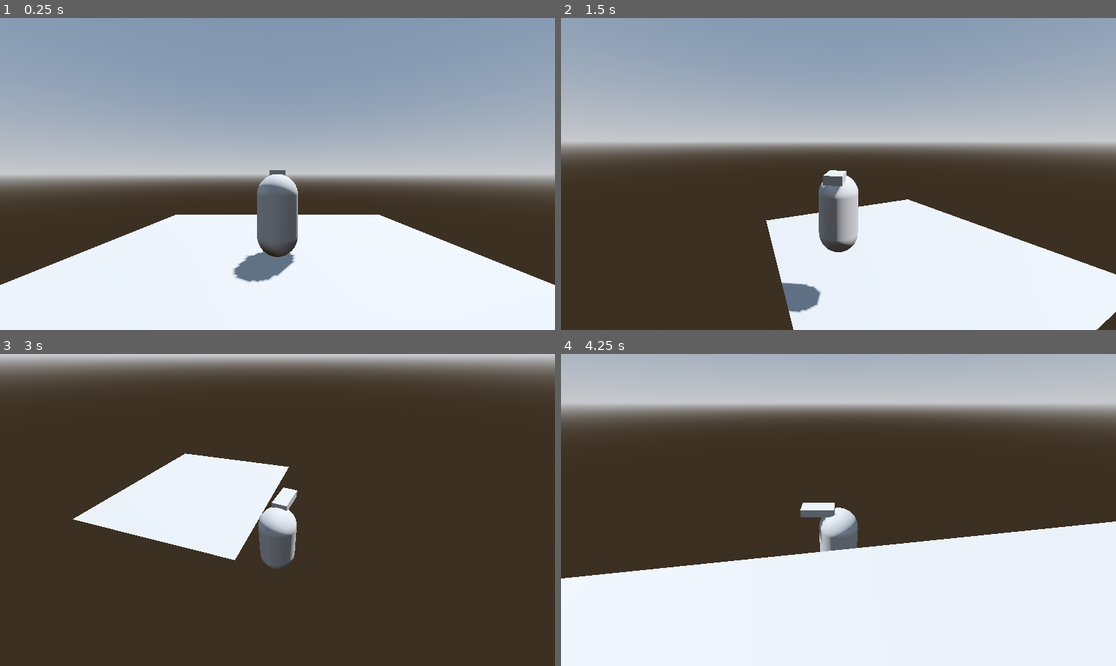
Above: before the commit, frames 1-4 (two rows, left to right).
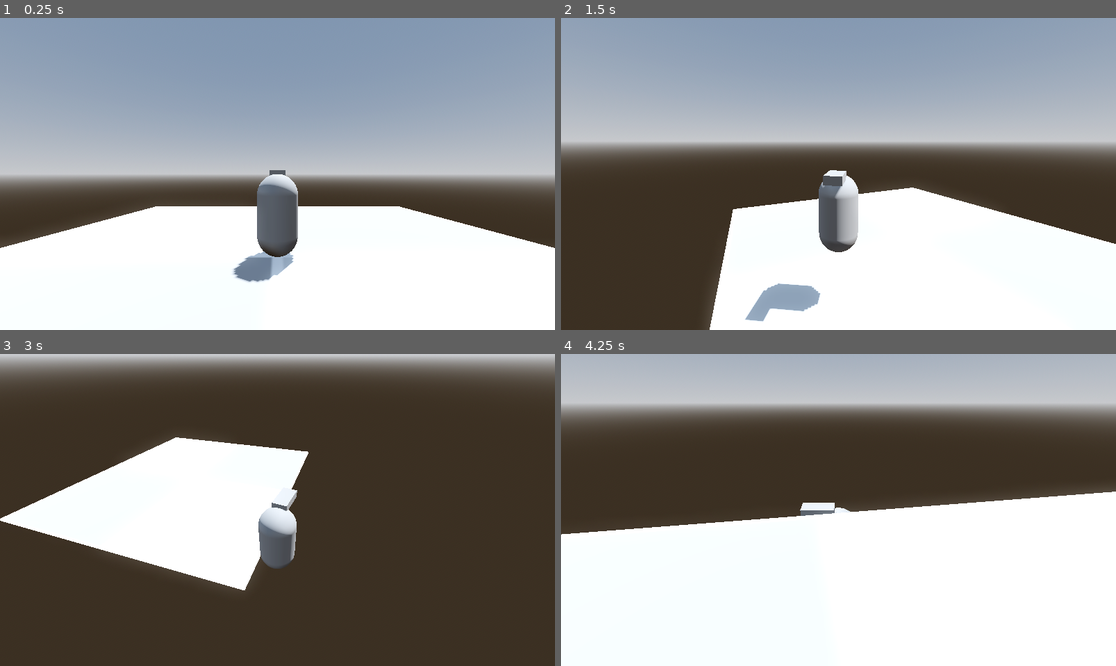
Above: after the commit, the same moments.

Repository: dhedner/DES214-3D-Handcrafted-Level
Game: Godot game, scene res://Level.tscn
Same seed, same stepped clock (60 frames per second), same inputs: the game is played once before the commit and once after it. The project has no main scene, so this scene is started directly.
Inputs (mouse positions are in pixels of both pictures, inside the frame that each line leads up to):
- Up to frame 1 (0.25 s): no input
- Up to frame 2 (1.5 s): tap Enter at 0.5 s; move the mouse to (960, 158) at 0.52 s; hold D (move_right) 0.53-1.28 s; tap Space (jump) at 0.6, 0.77, 1.07, 1.35 s; move the mouse to (727, 189) at 1.27 s; hold S (move_back) from 1.28 s (still down)
- Up to frame 3 (3 s): tap Space (jump) at 1.52, 1.82, 2.1, 2.75, 2.85 s; move the mouse to (333, 441) at 2.02 s; release S (move_back) at 2.03 s; hold D (move_right) 2.03-2.78 s; move the mouse to (249, 572) at 2.77 s; hold W (move_forward) from 2.78 s (still down)
- Up to frame 4 (4.25 s): tap Space (jump) at 3.02, 3.32, 3.6, 3.77, 4.07 s; move the mouse to (1005, 556) at 3.52 s; release W (move_forward) at 3.53 s; hold A (move_left) from 3.53 s (still down)

The runs differ from the first frame. In frame 1, 6.2% of the frame differs, in the area x 0-100%, y 60-86%; in frame 2, 8.1%; in frame 3, 7.3%; in frame 4, 12%, in the area x 0-100%, y 43-72%.

Commit message:
add standard grid

Diff:
--- a/Level.tscn
+++ b/Level.tscn
@@ -1,6 +1,7 @@
-[gd_scene load_steps=7 format=3 uid="uid://cn4v8gb6218n"]
+[gd_scene load_steps=9 format=3 uid="uid://cn4v8gb6218n"]
 
 [ext_resource type="PackedScene" uid="uid://dixiiapocp707" path="res://Player.tscn" id="1_dn1ma"]
+[ext_resource type="Texture2D" uid="uid://d042hydrrwk02" path="res://GridTexture.png" id="1_hkghm"]
 
 [sub_resource type="ProceduralSkyMaterial" id="ProceduralSkyMaterial_shgsy"]
 sky_horizon_color = Color(0.64625, 0.65575, 0.67075, 1)
@@ -15,11 +16,15 @@
 tonemap_mode = 2
 glow_enabled = true
 
+[sub_resource type="StandardMaterial3D" id="StandardMaterial3D_t1qxn"]
+albedo_texture = ExtResource("1_hkghm")
+
 [sub_resource type="PlaneMesh" id="PlaneMesh_nkotp"]
-size = Vector2(10, 10)
+material = SubResource("StandardMaterial3D_t1qxn")
+size = Vector2(15, 15)
 
-[sub_resource type="ConcavePolygonShape3D" id="ConcavePolygonShape3D_eopyy"]
-data = PackedVector3Array(5, 0, 5, -5, 0, 5, 5, 0, -5, -5, 0, 5, -5, 0, -5, 5, 0, -5)
+[sub_resource type="ConcavePolygonShape3D" id="ConcavePolygonShape3D_ec72r"]
+data = PackedVector3Array(7.5, 0, 7.5, -7.5, 0, 7.5, 7.5, 0, -7.5, -7.5, 0, 7.5, -7.5, 0, -7.5, 7.5, 0, -7.5)
 
 [node name="Node3D" type="Node3D"]
 
@@ -36,6 +41,6 @@
 [node name="StaticBody3D" type="StaticBody3D" parent="MeshInstance3D"]
 
 [node name="CollisionShape3D" type="CollisionShape3D" parent="MeshInstance3D/StaticBody3D"]
-shape = SubResource("ConcavePolygonShape3D_eopyy")
+shape = SubResource("ConcavePolygonShape3D_ec72r")
 
 [node name="Player" parent="." instance=ExtResource("1_dn1ma")]
--- a/Player.gd
+++ b/Player.gd
@@ -1,12 +1,12 @@
+class_name Player
 extends CharacterBody3D
-class_name Player
 
-@export var speed = 5.0
+@export var speed = 6.0
 @export var acceleration = 8.0
 @export var jump_velocity = 5.5
 @export var double_jump_velocity = 4.5
 @export var smoothing_speed = 12.0
-@export var camera_sensitivity = 0.0015
+@export var camera_sensitivity = 0.005
 
 # Get the gravity from the project settings to be synced with RigidBody nodes.
 var gravity = ProjectSettings.get_setting("physics/3d/default_gravity")
@@ -27,6 +27,24 @@
 
 	move_and_slide()
 
+	get_jump_input()
+
+
+func get_move_input(delta):
+	# Get the input direction and handle the movement/deceleration
+	var input_dir = Input.get_vector("move_left", "move_right", "move_forward", "move_back")
+	var direction = (transform.basis * Vector3(input_dir.x, 0, input_dir.y)).normalized()
+	direction = direction.rotated(Vector3.UP, camera_rig.rotation.y)
+
+	if direction:
+		velocity.x = lerp(velocity.x, direction.x * speed, smoothing_speed * delta)
+		velocity.z = lerp(velocity.z, direction.z * speed, smoothing_speed * delta)
+		model.rotation.y = lerp_angle(model.rotation.y, atan2(-velocity.x, -velocity.z), smoothing_speed * delta)
+	else:
+		velocity.x = lerp(velocity.x, 0.0 * speed, smoothing_speed * delta)
+		velocity.z = lerp(velocity.z, 0.0 * speed, smoothing_speed * delta)
+
+func get_jump_input():
 	if is_on_floor():
 		jumps = 0
 
@@ -42,23 +60,9 @@
 	if is_on_floor():
 		is_jumping = false
 
-func get_move_input(delta):
-	# Get the input direction and handle the movement/deceleration
-	var input_dir = Input.get_vector("move_left", "move_right", "move_forward", "move_back")
-	var direction = (transform.basis * Vector3(input_dir.x, 0, input_dir.y)).normalized()
-	direction = direction.rotated(Vector3.UP, camera_rig.rotation.y)
-
-	if direction:
-		velocity.x = lerp(velocity.x, direction.x * speed, smoothing_speed * delta)
-		velocity.z = lerp(velocity.z, direction.z * speed, smoothing_speed * delta)
-		model.rotation.y = lerp_angle(model.rotation.y, atan2(-velocity.x, -velocity.z), smoothing_speed * delta)
-	else:
-		velocity.x = lerp(velocity.x, 0.0 * speed, smoothing_speed * delta)
-		velocity.z = lerp(velocity.z, 0.0 * speed, smoothing_speed * delta)
-
 func _unhandled_input(event):
 	if event is InputEventMouseMotion:
 		# Rotate the camera's spring arm in response to mouse movement
-		camera_rig.rotate_y(-event.relative.x * 0.005)
-		spring_arm.rotate_x(-event.relative.y * 0.005)
+		camera_rig.rotate_y(-event.relative.x * camera_sensitivity)
+		spring_arm.rotate_x(-event.relative.y * camera_sensitivity)
 		spring_arm.rotation.x = clamp(spring_arm.rotation.x, -PI/4, PI/4)
Binary file added: GridTexture.png
Not shown, added: GridTexture.png.import
